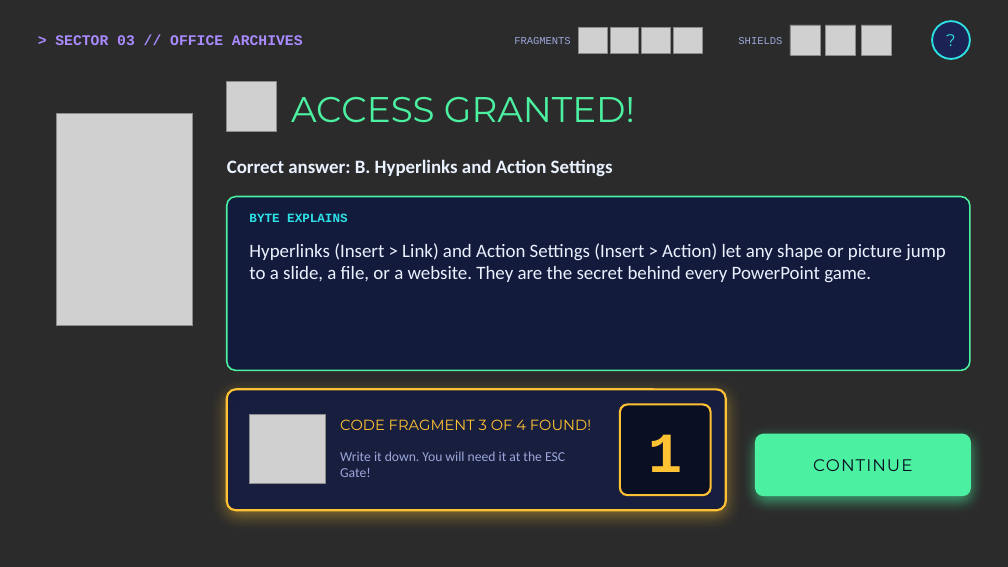
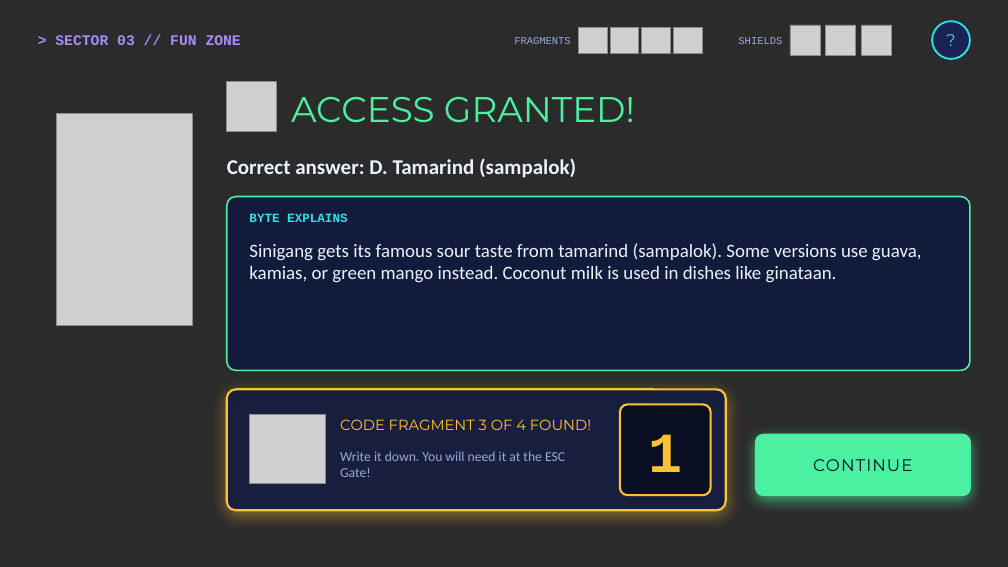
Before and after one commit to ashton212123/ashton212123, a slide deck: slide 81 of gamecraft-ctrl-escape/CTRL-ESCAPE_Game.pptx. Drawn at 1008x567 pixels with LibreOffice and Linux fonts; fonts in the diff are those of the drawing; grey boxes stand for pictures; background and template pictures are left out; a plain dark background stands for a picture behind light text. Boxes give left, top, right and bottom in pixels: in the first picture for what was removed or moved away, otherwise in the second. Text is boxed around its words. In the diff, an @@ line names an element or a change of style, - is before the commit and + after.

```diff
--- a/gamecraft-ctrl-escape/CTRL-ESCAPE_Game.pptx
+++ b/gamecraft-ctrl-escape/CTRL-ESCAPE_Game.pptx
@@ text at <box>55,35,241,45</box>: text changed @@
-> SECTOR 03 // OFFICE ARCHIVES
+> SECTOR 03 // FUN ZONE
@@ text at <box>227,158,576,178</box>: text changed; size 18 to 20 pt @@
-Correct answer: B. Hyperlinks and Action Settings
+Correct answer: D. Tamarind (sampalok)
@@ text at <box>249,243,922,283</box>: text changed @@
-Hyperlinks (Insert > Link) and Action Settings (Insert > Action) let any shape or picture jump to a slide, a file, or a website. They are the secret behind every PowerPoint game.
+Sinigang gets its famous sour taste from tamarind (sampalok). Some versions use guava, kamias, or green mango instead. Coconut milk is used in dishes like ginataan.
```
Also in this commit, not shown: 111 other slides changed, 6 slides added, 6 slides removed, 6 other files.
